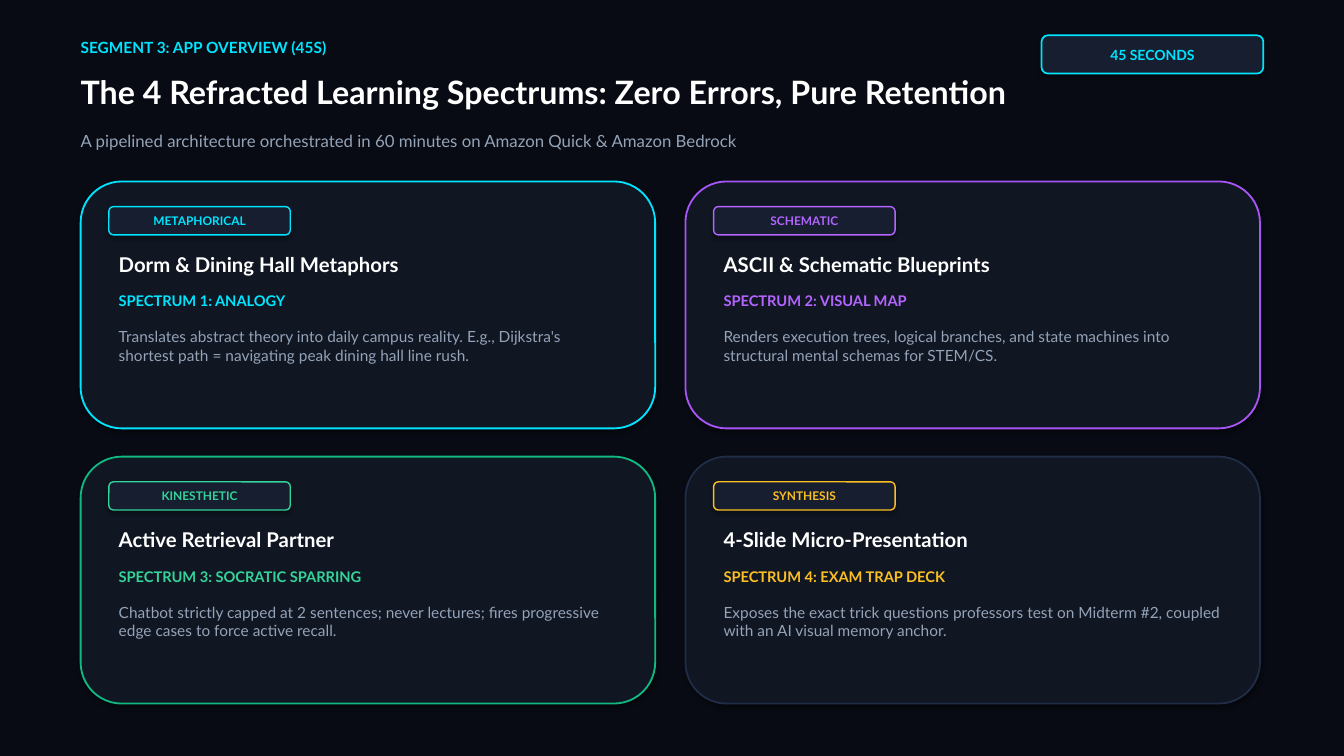
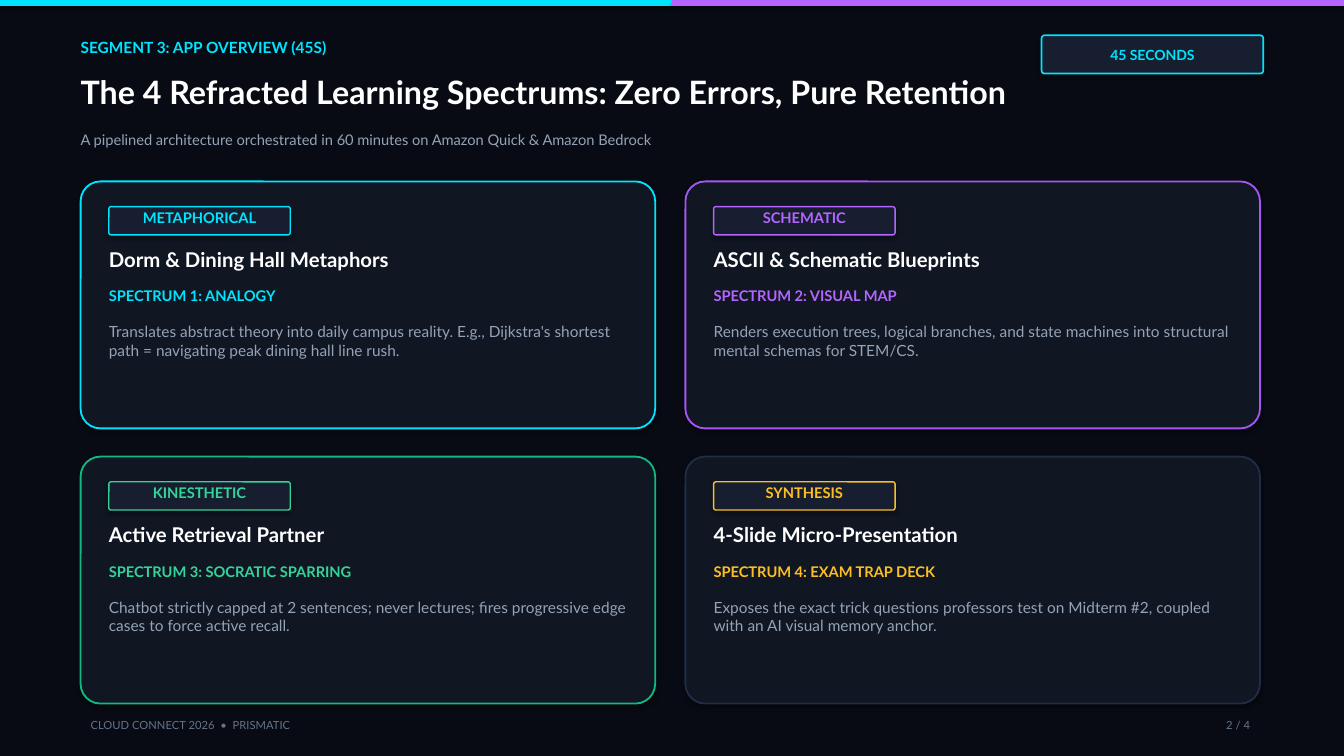
Before and after one commit to SakshamKapoor2911/SHARK-TANK-AWS-MLU, a slide deck: slide 2 of Prismatic_Shark_Tank_Pitch_Deck.pptx. Drawn at 1344x756 pixels with LibreOffice and Linux fonts; fonts in the diff are those of the drawing. Boxes give left, top, right and bottom in pixels: in the first picture for what was removed or moved away, otherwise in the second. Text is boxed around its words. In the diff, an @@ line names an element or a change of style, - is before the commit and + after.

```diff
--- a/Prismatic_Shark_Tank_Pitch_Deck.pptx
+++ b/Prismatic_Shark_Tank_Pitch_Deck.pptx
@@ rectangle added at (x1=0, y1=0, x2=673, y2=6), fill #00E5FF @@
@@ rectangle added at (x1=673, y1=0, x2=1344, y2=6), fill #B464FF @@
@@ text "A pipelined architecture orchestrated in ..." at (x1=81, y1=134, x2=651, y2=148): size 12 to 10.5 pt @@
@@ proportions changed in 9 elements at (x1=1042, y1=35, x2=1263, y2=74), (x1=81, y1=181, x2=655, y2=429), (x1=109, y1=207, x2=290, y2=235), (x1=686, y1=181, x2=1260, y2=429), (x1=714, y1=207, x2=895, y2=235), (x1=81, y1=457, x2=655, y2=704), (x1=109, y1=482, x2=290, y2=510), (x1=686, y1=457, x2=1260, y2=704), (x1=714, y1=482, x2=895, y2=510) @@
@@ size 8.5 to 10.5 pt in 4 elements at (x1=143, y1=212, x2=256, y2=223), (x1=763, y1=212, x2=846, y2=223), (x1=153, y1=487, x2=246, y2=498), (x1=766, y1=487, x2=843, y2=498) @@
@@ 12 texts moved together from (x1=119, y1=257, x2=1220, y2=639) to (x1=109, y1=252, x2=1229, y2=634) @@
@@ text added at (x1=91, y1=721, x2=291, y2=729), 8 pt, text #64748B @@
+CLOUD CONNECT 2026 • PRISMATIC
@@ text added at (x1=1226, y1=721, x2=1250, y2=729), 8 pt, text #64748B @@
+2 / 4
```
Also in this commit, not shown: 3 other slides changed, 16 other files.
